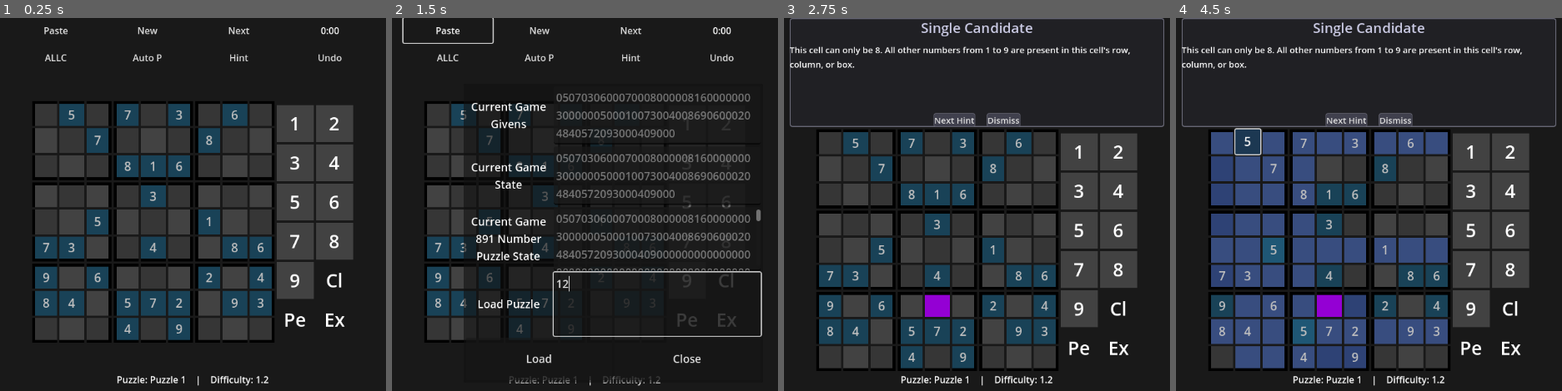
Above: before the commit, frames 1-4 (left to right).
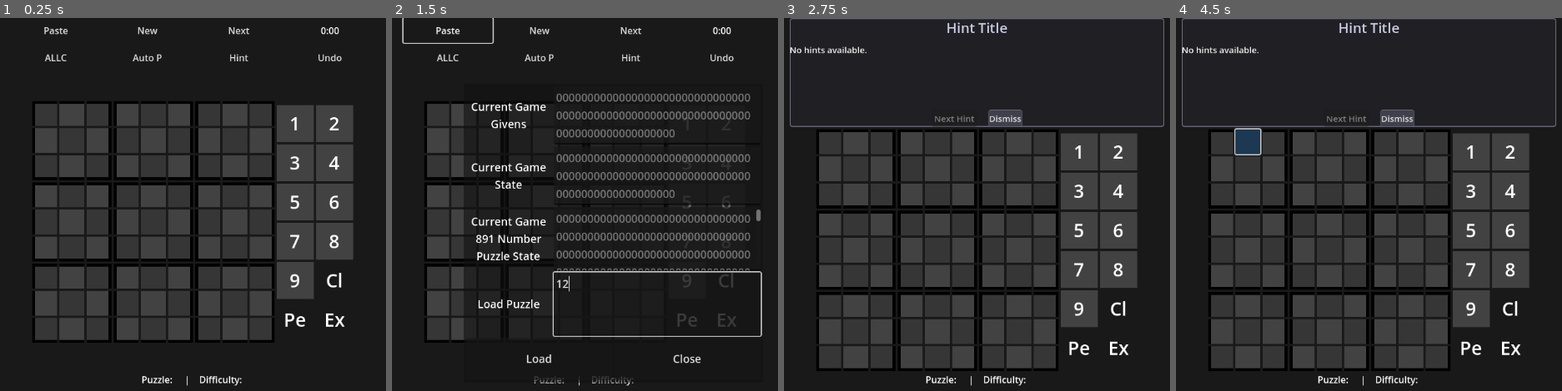
Above: after the commit, the same moments.

Repository: emmertex/nice_sudoku
Game: Godot game, scene res://game_screen.tscn
Two runs of this game, one before a commit and one after it. Both use one fixed random seed, a clock stepped at 60 frames per second and the inputs below.
Inputs (mouse positions are in pixels of both pictures, inside the frame that each line leads up to):
- Up to frame 1 (0.25 s): no input
- Up to frame 2 (1.5 s): click "Paste" at 0.5 s; click (658, 305) at 1.27 s; type "12" at 1.35 s
- Up to frame 3 (2.75 s): click "Hint" at 2 s
- Up to frame 4 (4.5 s): click (1222, 141) at 2.77 s; click (1249, 141) at 3.52 s; click (1249, 141) at 4.25 s, where only the run before the commit has a clickable "5"

The runs differ from the first frame. In frame 1, 11% of the frame differs, in the area x 9-71%, y 22-99%; in frame 2, 3.4%; in frame 3, 14%; in frame 4, 25%, in the area x 1-90%, y 1-99%.

Commit message:
eliminate warnings

Diff:
--- a/bit_set.gd
+++ b/bit_set.gd
@@ -6,6 +6,7 @@
 
 func _init(bit_size: int = 81):
 	size = bit_size
+	@warning_ignore("integer_division")
 	var array_size = (size + 31) / 32
 	data.resize(array_size)
 	for i in range(array_size):
@@ -14,6 +15,7 @@
 func set_bit(bit: int):
 	if bit < 0 or bit >= size:
 		return
+	@warning_ignore("integer_division")
 	var index = bit / 32
 	var offset = bit % 32
 	data[index] |= (1 << offset)
@@ -21,6 +23,7 @@
 func clear_bit(bit: int):
 	if bit < 0 or bit >= size:
 		return
+	@warning_ignore("integer_division")
 	var index = bit / 32
 	var offset = bit % 32
 	data[index] &= ~(1 << offset)
@@ -28,6 +31,7 @@
 func get_bit(bit: int) -> bool:
 	if bit < 0 or bit >= size:
 		return false
+	@warning_ignore("integer_division")
 	var index = bit / 32
 	var offset = bit % 32
 	return (data[index] & (1 << offset)) != 0
--- a/cardinals.gd
+++ b/cardinals.gd
@@ -32,16 +32,19 @@
 const PencilN: Array[int] = [1,2,3,4,5,6,7,8,9]
 
 static func box_to_rc(box: int, index: int) -> Vector2i:
-	var box_row = box / 3
-	var box_col = box % 3
-	var cell_row = index / 3
-	var cell_col = index % 3
+	@warning_ignore("integer_division")
+	var box_row = int(box / 3)
+	var box_col = int(box % 3)
+	@warning_ignore("integer_division")
+	var cell_row = int(index / 3)
+	var cell_col = int(index % 3)
 	return Vector2i(
 		box_row * 3 + cell_row,
 		box_col * 3 + cell_col
 	)
 
 static func rc_to_vec(rc_idx: int) -> Vector2i:
+	@warning_ignore("integer_division")
 	return Vector2i(rc_idx / 9, rc_idx % 9)
 
 static func vec_to_rc(vec: Vector2i) -> int:
--- a/game_screen.gd
+++ b/game_screen.gd
@@ -24,7 +24,6 @@
 const CLR_HEADER_FONT = Color(1, 1, 0, 1)
 
 const SAVE_STATE_PATH = "user://save_state.cfg"
-const Hint = preload("res://hint.gd")
 
 # Enums
 enum HighlightMode { NUM, NRC, NRCB, ALL, ALLC }
@@ -136,7 +135,9 @@
 	for i in range(3):
 		for j in range(3):
 			var label = Label.new()
+			@warning_ignore("integer_division")
 			label.position = Vector2(i * (button_size / 3), j * (button_size / 3))  # Position the label
+			@warning_ignore("integer_division")
 			label.size = Vector2(button_size / 3, button_size / 3)
 			label.horizontal_alignment = HORIZONTAL_ALIGNMENT_CENTER
 			label.vertical_alignment = VERTICAL_ALIGNMENT_CENTER
@@ -159,6 +160,7 @@
 			_create_pencil_marks(pencil_marks_container)
 
 			button.set_custom_minimum_size(Vector2(button_size, button_size))
+			@warning_ignore("narrowing_conversion")
 			button.add_theme_font_size_override("font_size", button_size * 0.5)
 			var hover_style = StyleBoxFlat.new()
 			hover_style.set_bg_color(CLR_HOVER)
@@ -297,6 +299,7 @@
 			button.add_theme_stylebox_override("normal", style)
 			continue
 		else:
+			@warning_ignore("narrowing_conversion")
 			if (sudoku.is_valid_move(selected_cell.x, selected_cell.y, i+1) || \
 					selected_cell.x < 0 || selected_cell.y < 0) && \
 					!sudoku.is_given_number(selected_cell.x, selected_cell.y):
@@ -322,9 +325,6 @@
 		button.add_theme_stylebox_override("hover", style)
 
 func _update_grid_highlights():
-	var row_data = sudoku.sbrc_grid.row_data
-	var col_data = sudoku.sbrc_grid.col_data
-	var box_data = sudoku.sbrc_grid.box_data
 	# 1. Clear all highlights
 	for row in range(9):
 		for col in range(9):
@@ -343,6 +343,7 @@
 
 	# 2. Highlight selected cell
 	if selected_cell.x >= 0 and selected_cell.y >= 0:
+		@warning_ignore("narrowing_conversion")
 		var button = grid_container.get_child(selected_cell.x * 9 + selected_cell.y)
 		var style = button.get_theme_stylebox("normal").duplicate()
 		style.set_bg_color(CLR_SELECT)
@@ -358,7 +359,9 @@
 			for col in range(9):
 				if sudoku.grid[row][col] == highlight_number:
 					# Highlight Block
+					@warning_ignore("integer_division")
 					var block_row = int(row / 3) * 3
+					@warning_ignore("integer_division")
 					var block_col = int(col / 3) * 3
 					for r in range(block_row, block_row + 3):
 						for c in range(block_col, block_col + 3):
@@ -405,7 +408,9 @@
 	elif highlight_mode == HighlightMode.NRC and selected_cell.x >= 0 and selected_cell.y >= 0:
 		# Highlight row and column of selected cell
 		for i in range(9):
+			@warning_ignore("narrowing_conversion")
 			var row_button = grid_container.get_child(selected_cell.x * 9 + i)
+			@warning_ignore("narrowing_conversion")
 			var col_button = grid_container.get_child(i * 9 + selected_cell.y)
 			var row_style = row_button.get_theme_stylebox("normal").duplicate()
 			var col_style = col_button.get_theme_stylebox("normal").duplicate()
@@ -416,7 +421,9 @@
 	elif highlight_mode == HighlightMode.NRCB and selected_cell.x >= 0 and selected_cell.y >= 0:
 		# Highlight row, column, and block of selected cell
 		for i in range(9):
+			@warning_ignore("narrowing_conversion")
 			var row_button = grid_container.get_child(selected_cell.x * 9 + i)
+			@warning_ignore("narrowing_conversion")
 			var col_button = grid_container.get_child(i * 9 + selected_cell.y)
 			var row_style = row_button.get_theme_stylebox("normal").duplicate()
 			var col_style = col_button.get_theme_stylebox("normal").duplicate()
@@ -466,8 +473,8 @@
 
 	hint_panel.set_hints(hints)
 
-	var font_size = int(button_size * 0.35)
-	hint_panel.setup_ui(font_size)
+	var hint_font_size = int(button_size * 0.35)
+	hint_panel.setup_ui(hint_font_size)
 
 func _on_hint_selected(hint: Hint):
 	current_hint = hint
@@ -526,7 +533,9 @@
 	var difficulty_options = OptionButton.new()
 	for difficulty in sudoku.puzzles.keys():
 		difficulty_options.add_item(difficulty.capitalize())
+	@warning_ignore("narrowing_conversion")
 	difficulty_options.add_theme_font_size_override("font_size", button_size * 0.6)
+	@warning_ignore("narrowing_conversion")
 	difficulty_options.get_popup().add_theme_font_size_override("font_size", button_size * 0.6)
 	difficulty_options.selected = sudoku.difficulty_index[sudoku.puzzle_selected]
 	vbox.add_child(difficulty_options)
@@ -632,6 +641,7 @@
 	return {}
 
 func _format_time(seconds: int) -> String:
+	@warning_ignore("integer_division")
 	var minutes = seconds / 60
 	seconds = seconds % 60
 	return "%d:%02d" % [minutes, seconds]
@@ -699,13 +709,17 @@
 	var puzzle = ""
 	var p891 = ""
 	for i in range(81):
+		@warning_ignore("integer_division")
 		given += str(sudoku.original_grid[i/9][i%9])
+		@warning_ignore("integer_division")
 		puzzle += str(sudoku.grid[i/9][i%9])
 	p891 = puzzle
 	for i in range(81):
 		for j in range(9):
+			@warning_ignore("integer_division")
 			if (sudoku.has_exclude_mark(i/9, i%9, j+1)):
 				p891 += "2"
+				@warning_ignore("integer_division")
 			elif (sudoku.has_pencil_mark(i/9, i%9, j+1)):
 				p891 += "1"
 			else:
@@ -824,7 +838,9 @@
 func _resize_pencil_cells(pencil_container):
 	for pencil in range(9):
 		var pencil_cell = pencil_container.get_child(pencil)
+		@warning_ignore("integer_division")
 		pencil_cell.position = Vector2((pencil%3) * (button_size / 3), (pencil/3) * (button_size / 3))
+		@warning_ignore("integer_division")
 		pencil_cell.size = Vector2(button_size / 3, button_size / 3)
 		pencil_cell.add_theme_font_size_override("font_size", button_size * (0.7 / 3))
 
@@ -935,6 +951,7 @@
 func _on_timer_timeout():
 	if timer_running:
 		sudoku.puzzle_time += 1
+		@warning_ignore("integer_division")
 		var minimum = int(sudoku.puzzle_time / 60)
 		var sec = sudoku.puzzle_time % 60
 		var str_sec = "00"
--- a/hint_generator.gd
+++ b/hint_generator.gd
@@ -1,6 +1,5 @@
 extends RefCounted
 class_name SudokuHintGenerator
-const Hint = preload("res://hint.gd")
 var sudoku: Sudoku
 var strong_links: Array
 
@@ -48,7 +47,6 @@
 		var num = single.digit
 		var type = single.type
 
-		var unit_idx = r if type == "row" else (c if type == "column" else (int(r / 3) * 3 + int(c / 3)))
 		var desc = "In this %s, the number %d can only be placed in this single cell. All other empty cells in the %s are blocked by existing %d's in their corresponding rows, columns, or boxes." % [type, num, type, num]
 		var hint = Hint.new(Hint.HintTechnique.HIDDEN_SINGLE, desc)
 		hint.cells.append(Vector2i(r, c))
@@ -638,7 +636,6 @@
 			if contradiction_found: continue
 
 			# Rule 1: A candidate sees two different colors
-			var elims_found = {} # cell_idx -> {colors_seen, hint}
 			for r in range(9):
 				for c in range(9):
 					var cell_vec = Vector2i(r,c)
--- a/load_list_item.gd
+++ b/load_list_item.gd
@@ -5,28 +5,28 @@
 @export var base_height = 36
 
 func _ready():
-    get_parent().resized.connect(_on_parent_resized)
-    _on_parent_resized()
+	get_parent().resized.connect(_on_parent_resized)
+	_on_parent_resized()
 
 func _on_parent_resized():
-    var parent_width = get_parent().size.x
-    var scale_factor = parent_width / base_width
+	var parent_width = get_parent().size.x
+	var scale_factor = parent_width / base_width
 
-    # Set the size of this control
-    custom_minimum_size = Vector2(parent_width, base_height * scale_factor)
-    size = custom_minimum_size
+	# Set the size of this control
+	custom_minimum_size = Vector2(parent_width, base_height * scale_factor)
+	set_deferred("size", custom_minimum_size)
 
-    # Scale font sizes and control sizes
-    _scale_controls(self, scale_factor)
+	# Scale font sizes and control sizes
+	_scale_controls(self, scale_factor)
 
 func _scale_controls(node, scale_factor):
-    if node is Label or node is Button:
-        var new_size = base_font_size * scale_factor
-        node.add_theme_font_size_override("font_size", int(new_size))
+	if node is Label or node is Button:
+		var new_size = base_font_size * scale_factor
+		node.add_theme_font_size_override("font_size", int(new_size))
 
-        # Scale the custom minimum size of the control
-        if node.custom_minimum_size != Vector2.ZERO:
-            node.custom_minimum_size.y = 25 * scale_factor  # Reduced from 30 to 25
+		# Scale the custom minimum size of the control
+		if node.custom_minimum_size != Vector2.ZERO:
+			node.custom_minimum_size.y = 25 * scale_factor  # Reduced from 30 to 25
 
-    for child in node.get_children():
-        _scale_controls(child, scale_factor)
+	for child in node.get_children():
+		_scale_controls(child, scale_factor)
--- a/sbrc_grid.gd
+++ b/sbrc_grid.gd
@@ -114,7 +114,9 @@
 			return false
 
 	# Check box
+	@warning_ignore("integer_division")
 	var box_row = int(row / 3) * 3
+	@warning_ignore("integer_division")
 	var box_col = int(col / 3) * 3
 	for r in range(box_row, box_row + 3):
 		for c in range(box_col, box_col + 3):
@@ -185,6 +187,7 @@
 	# Check boxes
 	for box in range(9):
 		var seen = {}
+		@warning_ignore("integer_division")
 		var box_row = (box / 3) * 3
 		var box_col = (box % 3) * 3
 		for r in range(3):
--- a/strong_link.gd
+++ b/strong_link.gd
@@ -35,6 +35,7 @@
 	if type == LinkType.BIVALUE_CELL:
 		var cell_idx = node1_cells.next_set_bit()
 		if cell_idx == -1: return "Invalid BIVALUE_CELL link (no cell)"
+		@warning_ignore("integer_division")
 		var r = int(cell_idx / 9)
 		var c = cell_idx % 9
 		return "Link (BIVALUE_CELL at (%d, %d)): %d <=> %d" % [r+1, c+1, digit1+1, digit2+1]
@@ -42,8 +43,10 @@
 		var c1_idx = node1_cells.next_set_bit()
 		var c2_idx = node2_cells.next_set_bit()
 		if c1_idx == -1 or c2_idx == -1: return "Invalid BILOCAL_UNIT link (missing cells)"
+		@warning_ignore("integer_division")
 		var r1 = int(c1_idx / 9)
 		var c1 = c1_idx % 9
+		@warning_ignore("integer_division")
 		var r2 = int(c2_idx / 9)
 		var c2 = c2_idx % 9
 		return "Link (BILOCAL_UNIT for %d): (%d, %d) <=> (%d, %d)" % [digit1+1, r1+1, c1+1, r2+1, c2+1]
--- a/sudoku_code.gd
+++ b/sudoku_code.gd
@@ -65,8 +65,8 @@
 		pencil_bits.append(pencil_row)
 		exclude_bits.append(exclude_row)
 
-func load_puzzle(puzzle_file: String, puzzle_index: int) -> bool:
-	var file = FileAccess.open(puzzle_file, FileAccess.READ)
+func load_puzzle(_puzzle_file: String, puzzle_index: int) -> bool:
+	var file = FileAccess.open(_puzzle_file, FileAccess.READ)
 	if file == null:
 		print("Failed to open Puzzle File")
 		return false
@@ -74,23 +74,23 @@
 	while not file.eof_reached():
 		var line = file.get_line()
 		if line_count == puzzle_index:
-			var puzzle_data = parse_puzzle_line(line)
-			return load_puzzle_from_dictionary(puzzle_data, puzzle_index)
+			var _puzzle_data = parse_puzzle_line(line)
+			return load_puzzle_from_dictionary(_puzzle_data, puzzle_index)
 
 		line_count += 1
 
 	print("Puzzle index out of range")
 	return false
 
-func load_puzzle_from_dictionary(puzzle_data: Dictionary, puzzle_index: int = 0) -> bool:
+func load_puzzle_from_dictionary(_puzzle_data: Dictionary, puzzle_index: int = 0) -> bool:
 	if puzzle_data.is_empty():
 		print("Invalid puzzle data")
 		return false
 	_init()
-	grid = puzzle_data["grid"]
+	grid = _puzzle_data["grid"]
 	original_grid = grid.duplicate(true)
-	current_puzzle_name = puzzle_data.get("name", "Puzzle " + str(puzzle_index + 1))
-	current_puzzle_difficulty = puzzle_data["difficulty"]
+	current_puzzle_name = _puzzle_data.get("name", "Puzzle " + str(puzzle_index + 1))
+	current_puzzle_difficulty = _puzzle_data["difficulty"]
 	current_puzzle_index = puzzle_index
 	sbrc_grid.update_grid(grid)
 	_clear_history()
@@ -128,7 +128,9 @@
 		current_puzzle_name = "Custom Resume"
 		# Iterate over every character from 162 to 891
 		for i in range(162, 891):
+			@warning_ignore("integer_division")
 			var row = (i - 162) / 81
+			@warning_ignore("integer_division")
 			var col = ((i - 162) % 81) / 9
 			var num = (i - 162) % 9
 			if line[i] == "1":
@@ -176,10 +178,10 @@
 		var row = []
 		for j in range(9):
 			var index = i * 9 + j
-			var char = puzzle_string[index]
+			var cell = puzzle_string[index]
 			var value = 0
-			if char != ".":
-				value = int(char)
+			if cell != ".":
+				value = int(cell)
 			row.append(value)
 		_grid.append(row)
 	return _grid
@@ -205,7 +207,9 @@
 				set_exclude_mark(row, col, i+1, false)
 
 		# Clear pencil marks of the number from the block
+		@warning_ignore("integer_division")
 		var block_row = (row / 3) * 3
+		@warning_ignore("integer_division")
 		var block_col = (col / 3) * 3
 		for r in range(block_row, block_row + 3):
 			for c in range(block_col, block_col + 3):
@@ -598,7 +602,6 @@
 		print("Failed to open Puzzle File")
 		return {}
 	puzzle_data = []
-	var line_count = 0
 	while not file.eof_reached():
 		puzzle_data.append(fast_parse_puzzle_line(file.get_line()))
 
